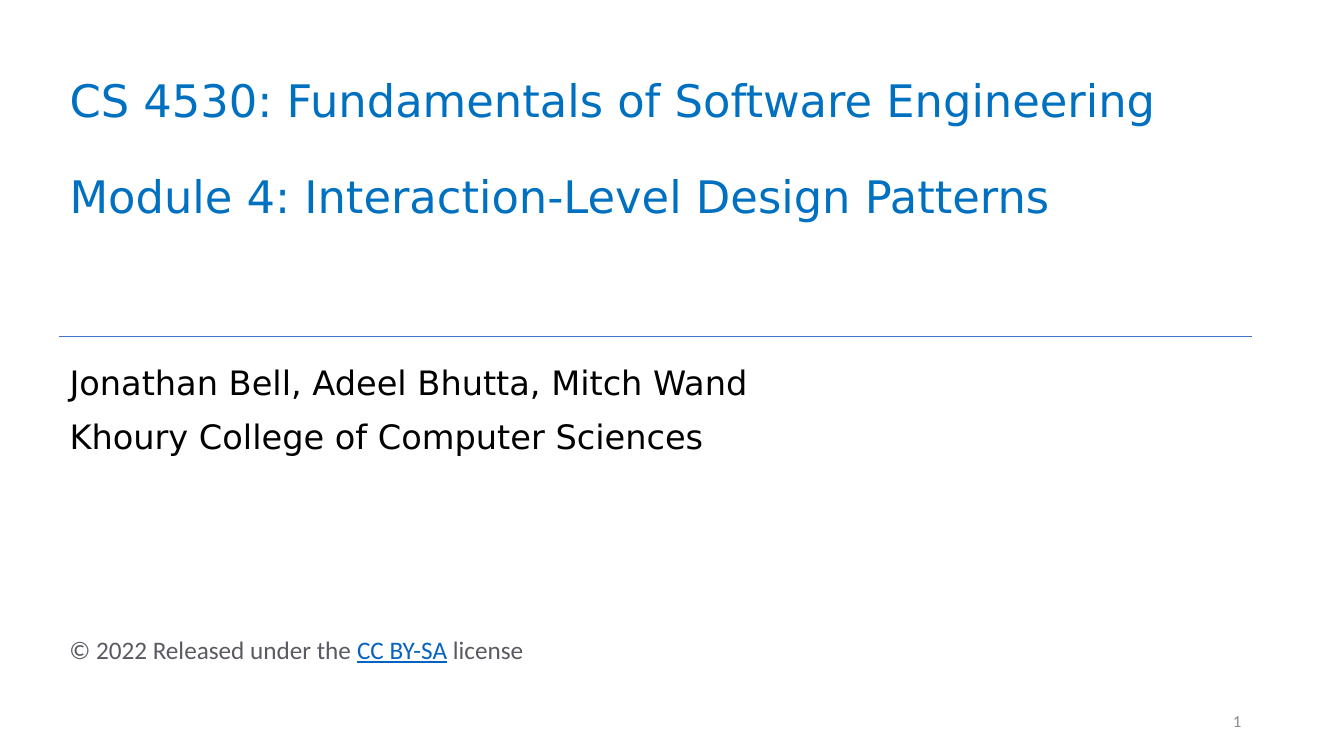
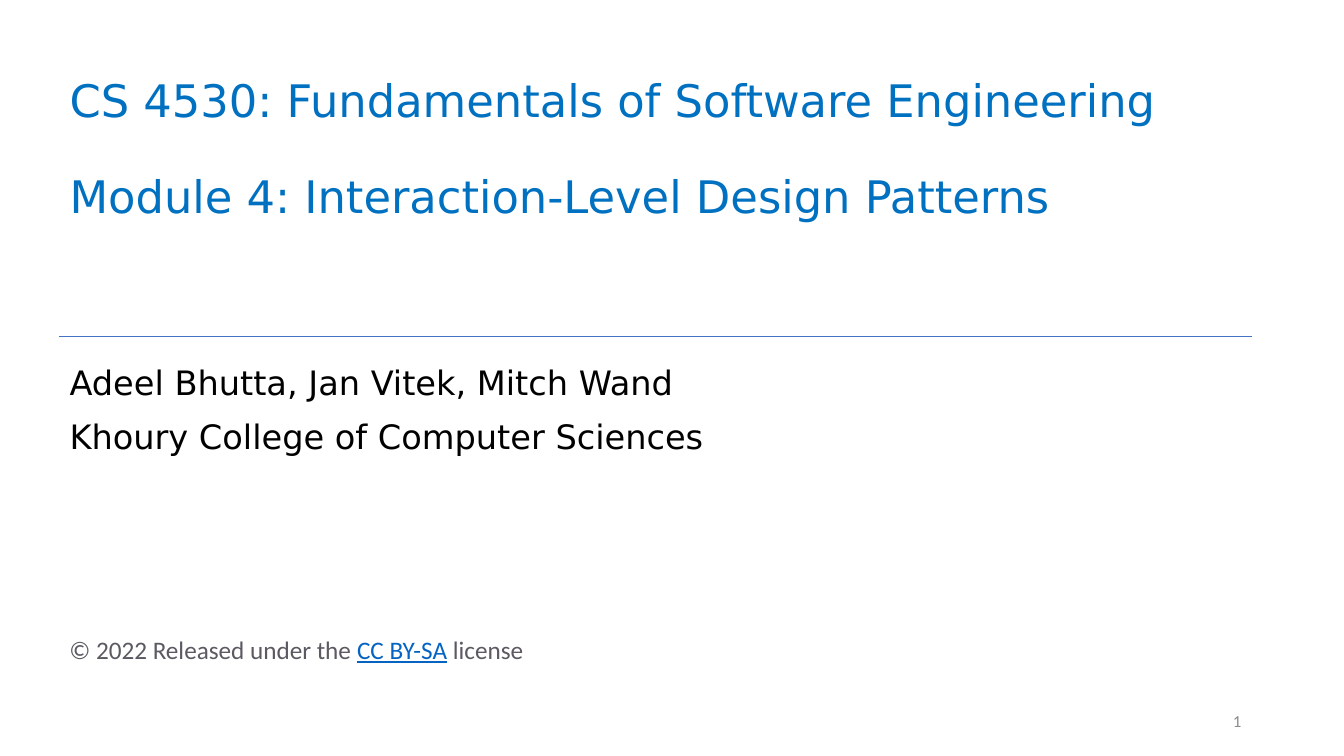
Before and after one commit to neu-se/CS4530-Spring-2023, a slide deck: slide 1 of Slides/Module 04 Interaction-Level Design Patterns.pptx. Drawn at 1344x756 pixels with LibreOffice and Linux fonts; fonts in the diff are those of the drawing. Boxes give left, top, right and bottom in pixels: in the first picture for what was removed or moved away, otherwise in the second. Text is boxed around its words. In the diff, an @@ line names an element or a change of style, - is before the commit and + after.

```diff
--- a/Slides/Module 04 Interaction-Level Design Patterns.pptx
+++ b/Slides/Module 04 Interaction-Level Design Patterns.pptx
@@ subtitle at [70,369,673,402]: text changed @@
-Jonathan Bell, Adeel Bhutta, Mitch Wand
+Adeel Bhutta, Jan Vitek, Mitch Wand
```
Also in this commit, not shown: 8 other slides changed, 1 other file.
